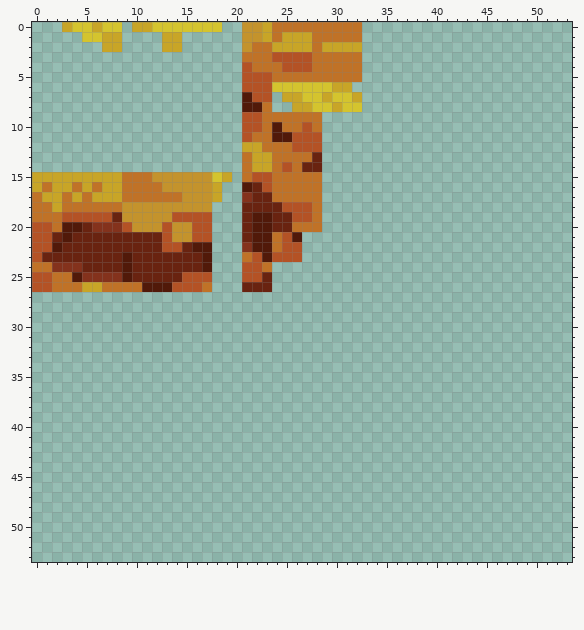
One commit to this pixel-art sprite: JunnuGameJam/Assets/Models/Props/fish_stick_part.png. The picture above was drawn from the file before the commit.
The file is 64x64 pixels. Shown: x 0..53, y 0..53.
And afterwards:
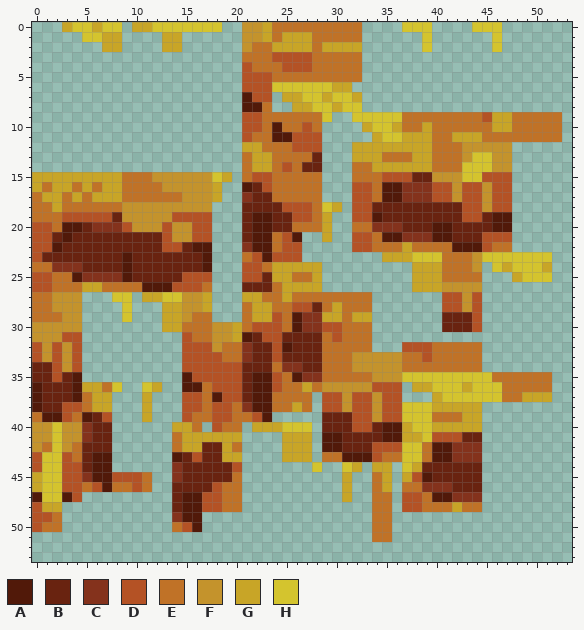
Palette (. is transparent): A #511909  B #692310  C #84321c  D #b45225  E #c07227  F #c4932c  G #c8a527  H #d4c42e
The exact change:
y 0: x 37..39 ... -> HHH; x 44..46 ... -> HHH
y 1..2: x 39 . -> H; x 46 . -> H
y 9: x 29 . -> H; x 32..52 ..................... -> HHHHHEEEEEEEEDGGEEEEE
y 10: x 33..52 .................... -> GHHGEEGEEEEEEGGEEEEE
y 11: x 34..52 ................... -> GHHGGGEEGGGEEEEEEEE
y 12: x 32..47 ................ -> GGGGGGGGEEEFFFFF
y 13: x 32..47 ................ -> GGGEEEGGEEEFHHFF
y 14: x 32..47 ................ -> EEGGGGGGEEEHHHFF
y 15: x 32..47 ................ -> EEEDDDBBFFFHHDDD
y 16..17: x 32..47 ................ -> DDEAACCCDDFDDFDD
y 18: x 29..30 .. -> HG; x 32..47 ................ -> DDBBBBBBBBBDDFDD
y 19: x 29 . -> G; x 32..47 ................ -> DDABBBBBBBBDDBAA
y 20: x 29 . -> G; x 32..47 ................ -> EECCCBBBAABBBBAA
y 21: x 29 . -> G; x 32..47 ................ -> DDEAACCCAABBBDDD
y 22: x 32..47 ................ -> DDEEEGEEEEAAADEE
y 23: x 35..51 ................. -> GGGHHHEEEFHHHHHHH
y 24: x 24..28 ..... -> GGGGG; x 38..44 ....... -> GGGEEEF; x 46..51 ...... -> HGHHHG
y 25: x 24..28 ..... -> GGEEG; x 38..44 ....... -> GGGEEEE; x 48..51 .... -> GHHH
y 26: x 24..28 ..... -> EGGGG; x 38..44 ....... -> GGGFFFF
y 27: x 0..4 ..... -> EEFFF; x 8..9 .. -> HH; x 11..17 ....... -> GGHHFFG; x 21..33 ............. -> GGEEGEEEEEEEE; x 41..44 .... -> DDFD
y 28: x 0..4 ..... -> EEFFF; x 9 . -> H; x 13..17 ..... -> GGFFG; x 21..33 ............. -> EGGEEDDBEGEEE; x 41..44 .... -> DDFD
y 29: x 0..4 ..... -> EEEFF; x 9 . -> H; x 13..17 ..... -> GGFEE; x 21..33 ............. -> EGGDEACCGGEGG; x 41..44 .... -> BBBD
y 30: x 0..4 ..... -> FFFFF; x 13..33 ..................... -> GGEEEFFGEDDDEACCDDEEE; x 41..44 .... -> BBBD
y 31: x 0..4 ..... -> FFFDD; x 15..33 ................... -> DEEFFGABDDBBBBEDEEE
y 32: x 0..4 ..... -> DFDFD; x 15..33 ................... -> DDDFEECBBDABBBEEEEE; x 37..44 ........ -> DDDEEEEE
y 33: x 0..4 ..... -> DFDFD; x 15..44 .............................. -> DDDDEECBBDBBBBEEEFFFFFEEDEEEEE
y 34: x 0..4 ..... -> BBDFD; x 15..44 .............................. -> DDDDDDBBBECCBBEEEFFFFFEEEEEEEE
y 35: x 0..4 ..... -> BBDBA; x 15..51 ..................................... -> ADDDDDBAADEACCEEEEEFFFHHHHHHHHHEEEEEE
y 36: x 0..8 ......... -> ABBBAGGEH; x 11..12 .. -> HG; x 15..36 ...................... -> AAEDDDBAADEEGEFFFFFDDD; x 38..51 .............. -> GGHHHGHHHEEEEE
y 37: x 0..7 ........ -> ABBBAEGG; x 11 . -> G; x 15..27 ............. -> DDEADDBAAEEEE; x 29..36 ........ -> DDFDDFDD; x 40..51 ............ -> GHHHHHHEEGGG
y 38: x 0..7 ........ -> ABBDDEGG; x 11 . -> G; x 15..27 ............. -> DDEDDECAAEEGE; x 29..44 ................ -> DDFDDFDDHHHGGGGG
y 39: x 0..7 ........ -> EAADEABD; x 11 . -> G; x 15..23 ......... -> DEEDDEEDA; x 29..44 ................ -> BBBDDFDDHHHEEEGG
y 40: x 0..7 ........ -> FFHFFCBB; x 14..16 ... -> GGE; x 18..20 ... -> DEE; x 22..27 ...... -> GGGHHH; x 29..44 ................ -> BBBDDBAAGHHGGGGG
y 41: x 0..7 ........ -> FFHFFCBB; x 14..20 ....... -> EGGGGGG; x 25..27 ... -> GGG; x 29..44 ................ -> AABBBBAAGGHDDDBB
y 42: x 0..7 ........ -> FEHFEBBB; x 14..20 ....... -> EGGBBGE; x 25..27 ... -> GGG; x 29..44 ................ -> AABBBDDDHHEAACCC
y 43: x 0..7 ........ -> DHHDEBAA; x 14..20 ....... -> ABDBBGG; x 25..27 ... -> GGG; x 29..44 ................ -> EEAAADEEHHEAACCC
y 44: x 0..7 ........ -> DHHDDBAA; x 14..20 ....... -> CBBBBBD; x 28 . -> H; x 31..32 .. -> HG; x 34..35 .. -> GG; x 37..44 ........ -> HGBBBBBB
y 45: x 0..11 ............ -> GHHDDCAADDDE; x 14..20 ....... -> CBBBBBE; x 31 . -> G; x 34..35 .. -> EG; x 37..44 ........ -> GDABBBBB
y 46: x 0..11 ............ -> GHHDDEDAEEDE; x 14..20 ....... -> BBBBDEE; x 31 . -> G; x 34..35 .. -> EG; x 37..44 ........ -> EECCCBBB
y 47: x 0..4 ..... -> AHHAD; x 14..20 ....... -> BAADDEE; x 31 . -> G; x 34..35 .. -> EE; x 37..44 ........ -> DDEAACCC
y 48: x 0..2 ... -> DGG; x 14..20 ....... -> BAADDEE; x 34..35 .. -> EE; x 37..44 ........ -> DDEEEGEE
y 49: x 0..2 ... -> DDE; x 14..16 ... -> CAA; x 34..35 .. -> EE
y 50: x 0..2 ... -> DEE; x 14..16 ... -> EDA; x 34..35 .. -> EE
y 51: x 34..35 .. -> EE
Pixel boxes of the changes (left, top, right, bottom) in both pictures:
added: (402, 22, 502, 52)
added: (32, 112, 562, 542)
